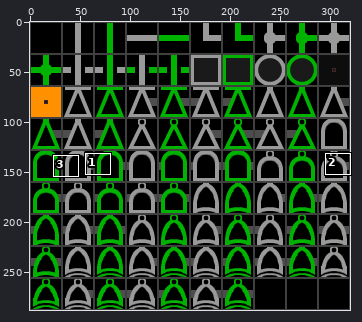
Sprite sheet -- resources/texturePackGrid.png. Above, an overview of the earlier version with the close-up marked.
Close-up. Before the edit:
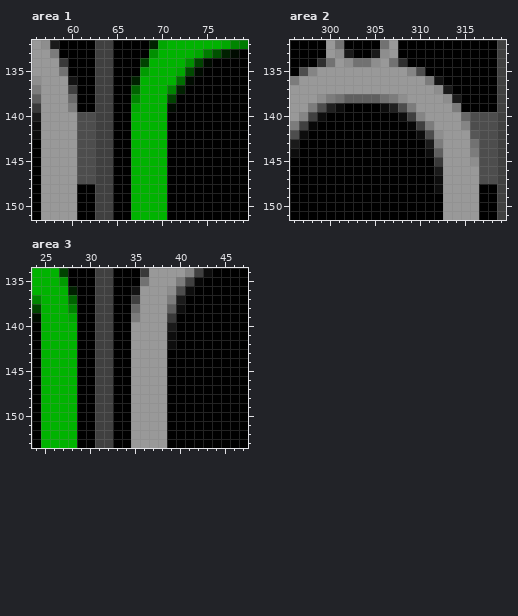
The file is 320x288 pixels. Colours within 5 levels of each other are drawn and written as one. Shown: area 1: x 56..79, y 132..151; area 2: x 296..319, y 132..151; area 3: x 24..47, y 134..153. The commit also changed other parts of the picture, which this record leaves out.
After the commit:
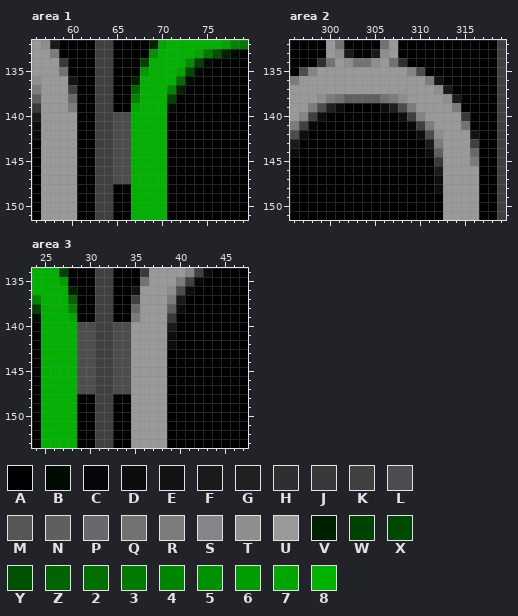
Palette (. is transparent): A #000000  B #000b00  C #070707  D #0d0d0d  E #131313  F #1a1a1a  G #202020  H #2f2f2f  J #393939  K #404040  L #4d4d4d  M #565656  N #5f5f5f  P #696969  Q #727272  R #7c7c7c  S #858585  T #8e8e8e  U #999999  V #002100  W #004300  X #004a00  Y #005200  Z #006400  2 #006f00  3 #007b00  4 #008500  5 #009000  6 #009c00  7 #00a700  8 #00b300
Change:
Area 1:
Colour A replaces colour L in rows 140 to 147 at x 61 to 62.
Colour L replaces colour A in rows 140 to 147 at x 65 to 66.
Area 2:
Colour A replaces colour L in rows 140 to 141 at x 316 to 318; in rows 142 to 147 at x 317 to 318.
Colour E replaces colour M in row 142 at x 316.
Colour J replaces colour P in row 140 at x 315.
Colour K replaces colour Q in row 143 at x 316.
Colour P replaces colour R in row 144 at x 316.
Colour Q replaces colour S in row 141 at x 315.
Colour R replaces colour T in row 145 at x 316.
Area 3:
Colour L replaces colour A in rows 140 to 147 at x 29 to 30 and 33 to 34.
Where, in picture pixels (left, top, right, bottom), the same in both close-ups:
changed: (77, 112, 131, 184)
changed: (461, 112, 497, 184)
changed: (77, 322, 131, 394)
